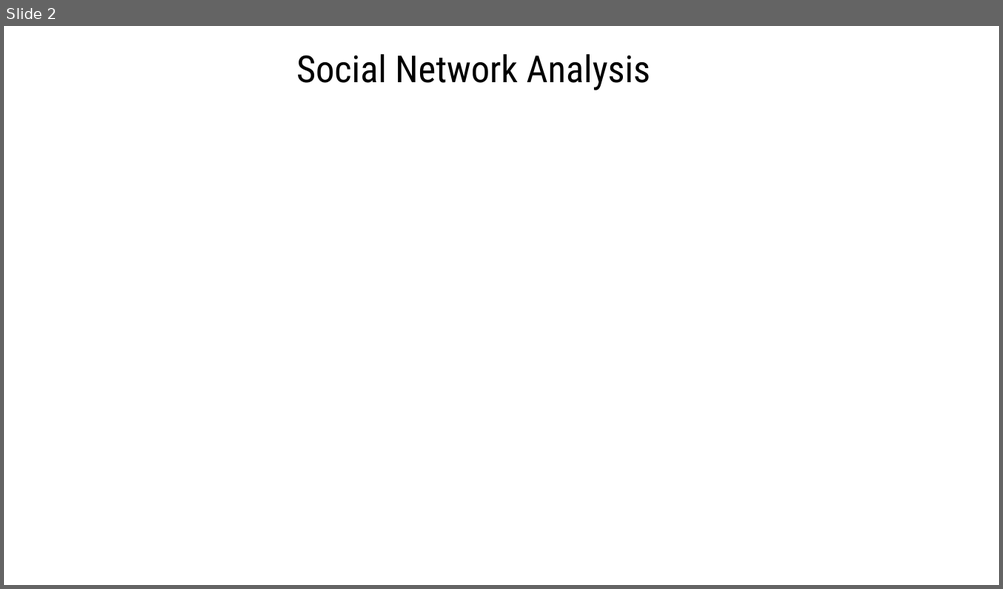
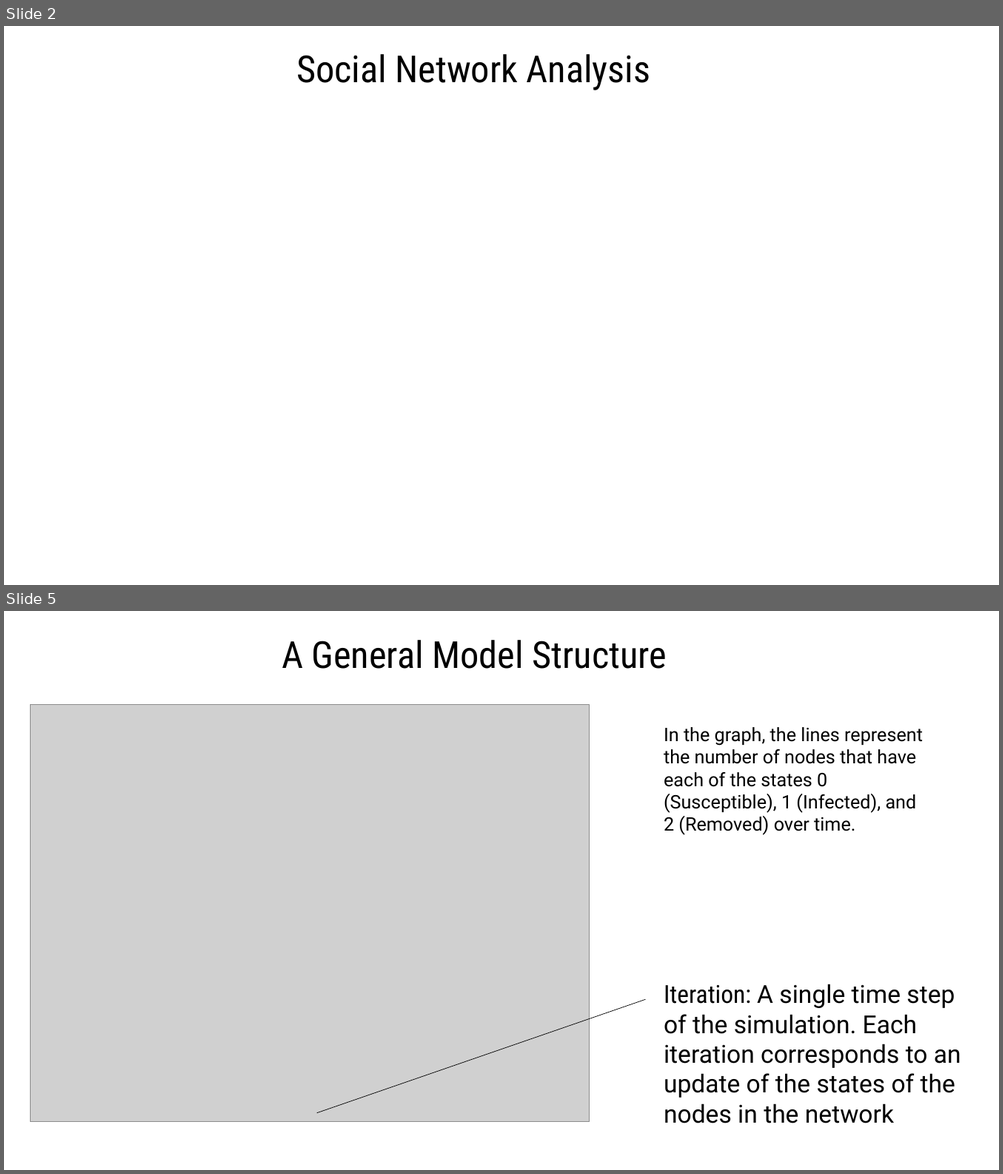
Before and after one commit to IvanComp/NDlib-Web-App, a slide deck: Theory/Theory.pptx. Shown one above the other, each under a label of ours: slide 2 before the commit, slides 2 and 5 after it; the slides between them are not shown. The pictures are 1003x589 and 1003x1174 pixels, drawn with LibreOffice and Linux fonts; fonts in the diff are those of the drawing; grey boxes stand for pictures. Boxes give left, top, right and bottom in pixels: in the first picture for what was removed or moved away, otherwise in the second. Text is boxed around its words. In the diff, an @@ line names an element or a change of style, - is before the commit and + after.

```diff
--- a/Theory/Theory.pptx
+++ b/Theory/Theory.pptx
@@ slide 5 added at (4,611,999,1170), background #FFFFFF @@
@@ text added at (282,640,667,669), 36 pt, text #000000 @@
+A General Model Structure
@@ picture added at (30,704,589,1122) @@
@@ text added at (663,727,922,835), 18 pt, text #000000 @@
+In the graph, the lines represent the number of nodes that have each of the states 0 (Susceptible), 1 (Infected), and 2 (Removed) over time.
@@ text added at (663,984,961,1124), 24 pt, text #000000 @@
+Iteration: A single time step of the simulation. Each iteration corresponds to an update of the states of the nodes in the network
@@ line added from (316, 1113) to (646, 999), #000000 0.5 pt @@
```
Also in this commit, not shown: 1 slide changed, 1 other slide added, 5 other files.
